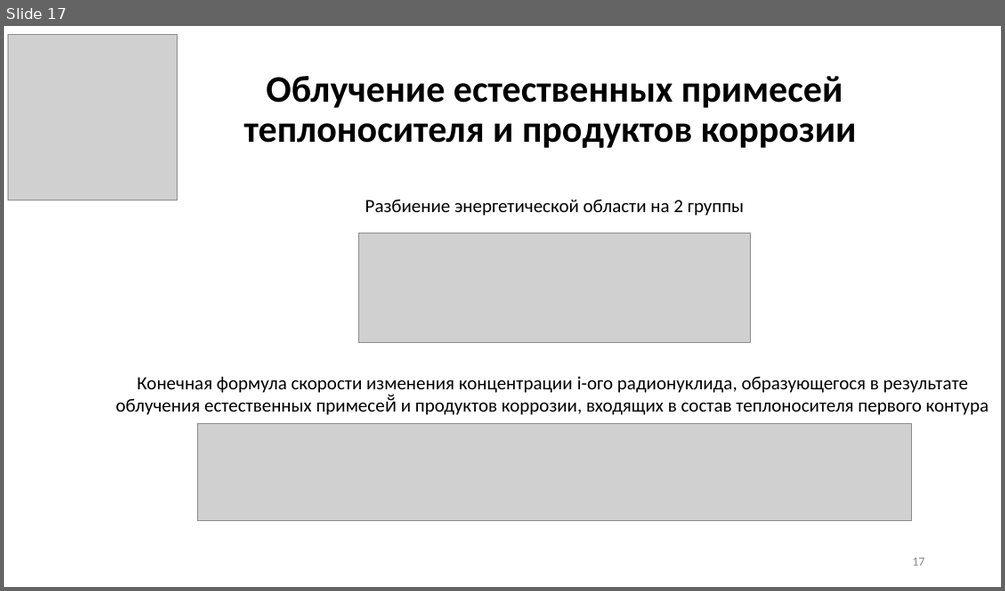
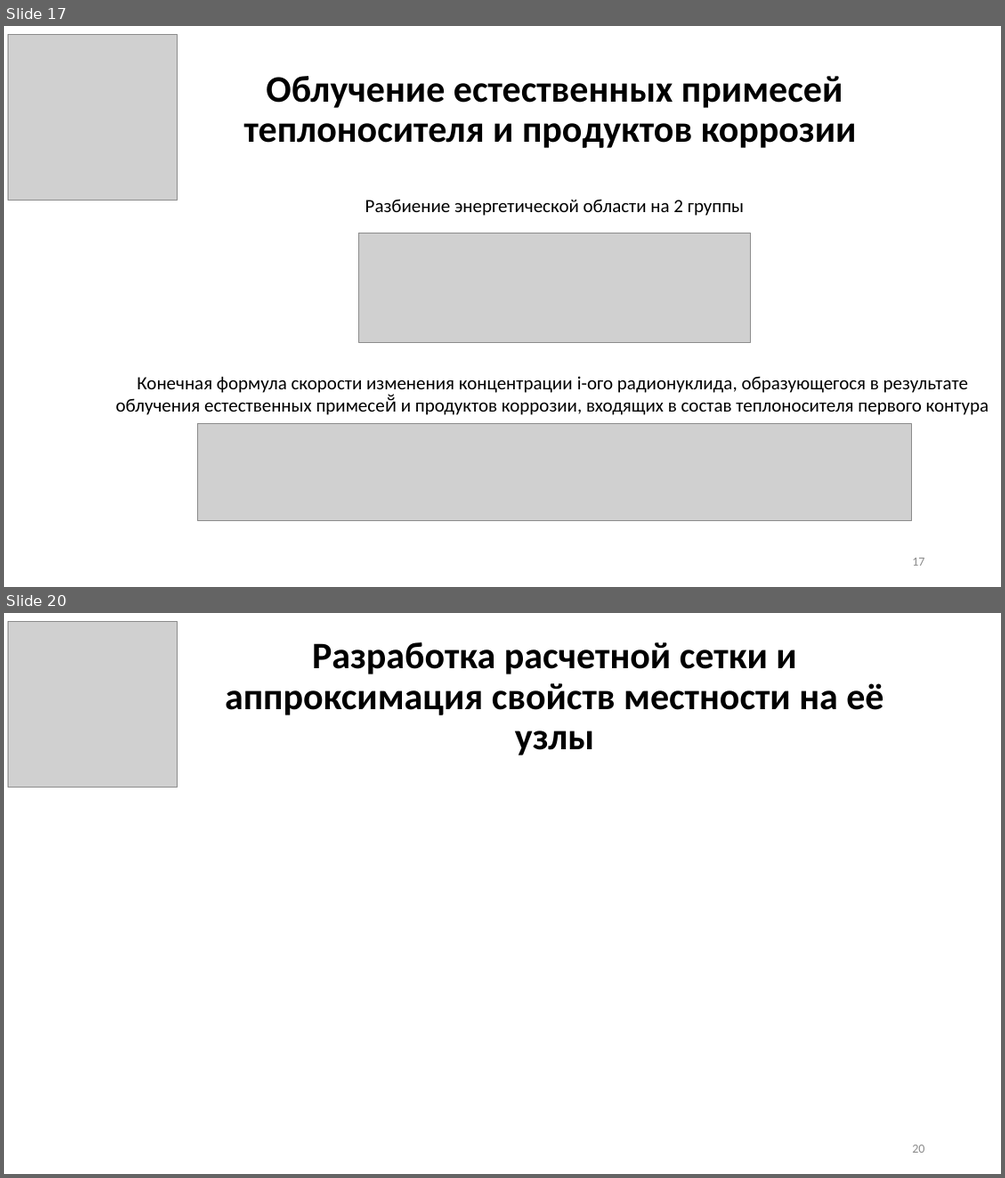
Before and after one commit to GolovPavel/diploma_golov, a slide deck: practice/presentation/practice.pptx. Shown one above the other, each under a label of ours: slide 17 before the commit, slides 17 and 20 after it; the slides between them are not shown. The pictures are 1005x591 and 1005x1178 pixels, drawn with LibreOffice and Linux fonts; fonts in the diff are those of the drawing; grey boxes stand for pictures. Boxes give left, top, right and bottom in pixels: in the first picture for what was removed or moved away, otherwise in the second. Text is boxed around its words. In the diff, an @@ line names an element or a change of style, - is before the commit and + after.

```diff
--- a/practice/presentation/practice.pptx
+++ b/practice/presentation/practice.pptx
@@ slide 20 added at box(4, 613, 1001, 1174), background #FFFFFF @@
@@ picture added at box(8, 621, 177, 787) @@
@@ title added at box(225, 642, 883, 755), 36 pt, text #000000, bold @@
+Разработка расчетной сетки и аппроксимация свойств местности на её узлы
@@ page number added at box(912, 1144, 924, 1152), 12 pt, text #8C8C8C @@
+20
```
Also in this commit, not shown: 1 slide changed, 2 other slides added.
